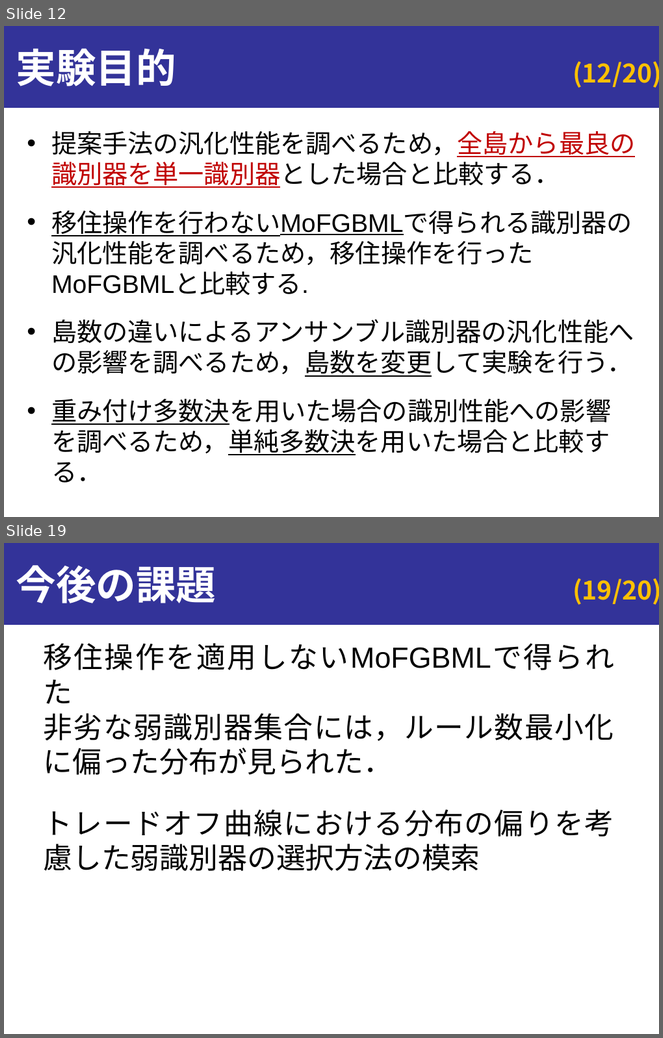
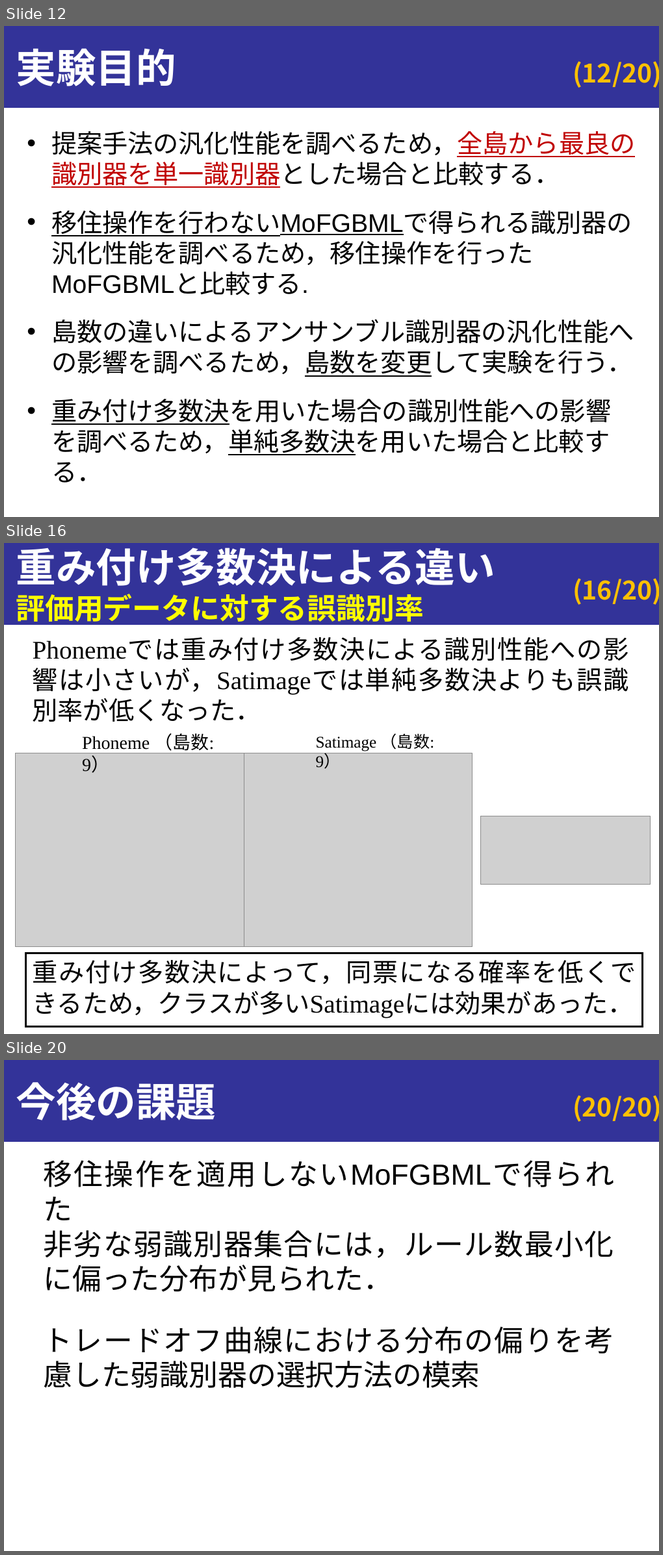
Before and after one commit to onikUone/Junior_slides, a slide deck: omozaki_v2.pptx. Shown one above the other, each under a label of ours: slides 12 and 19 before the commit, slides 12, 16 and 20 after it; the slides between them are not shown. The pictures are 663x1038 and 663x1555 pixels, drawn with LibreOffice and Linux fonts; fonts in the diff are those of the drawing; grey boxes stand for pictures. Boxes give left, top, right and bottom in pixels: in the first picture for what was removed or moved away, otherwise in the second. Text is boxed around its words. In the diff, an @@ line names an element or a change of style, - is before the commit and + after.

```diff
--- a/omozaki_v2.pptx
+++ b/omozaki_v2.pptx
@@ slide 16 added at [4,543,659,1034], background #FFFFFF; not listed: 2 template elements that a slide beside it also shows @@
@@ title added at [16,548,495,627], 32 pt, text #FFFF00, bold @@
+重み付け多数決による違い
+評価用データに対する誤識別率
@@ text added at [25,630,635,722], 28 pt, text #000000 @@
+Phonemeでは重み付け多数決による識別性能への影響は小さいが，Satimageでは単純多数決よりも誤識別率が低くなった．
@@ text added at [82,733,214,773], 20 pt, text #000000 @@
+Phoneme （島数: 9）
@@ text added at [316,733,435,769], 18 pt, text #000000 @@
+Satimage （島数: 9）
@@ picture added at [16,754,244,947] @@
@@ picture added at [244,754,473,947] @@
@@ picture added at [481,816,650,884] @@
@@ rectangle added at [25,954,643,1027], outline #000000 2.25 pt, 28 pt, text #000000 @@
+重み付け多数決によって，同票になる確率を低くできるため，クラスが多いSatimageには効果があった．
@@ what was slide 19 is now slide 20 @@
@@ page number at [573,1095,659,1122]: text changed @@
-(19/20)
+(20/20)
```
Also in this commit, not shown: 5 slides changed, 6 other slides added, 4 slides removed.
